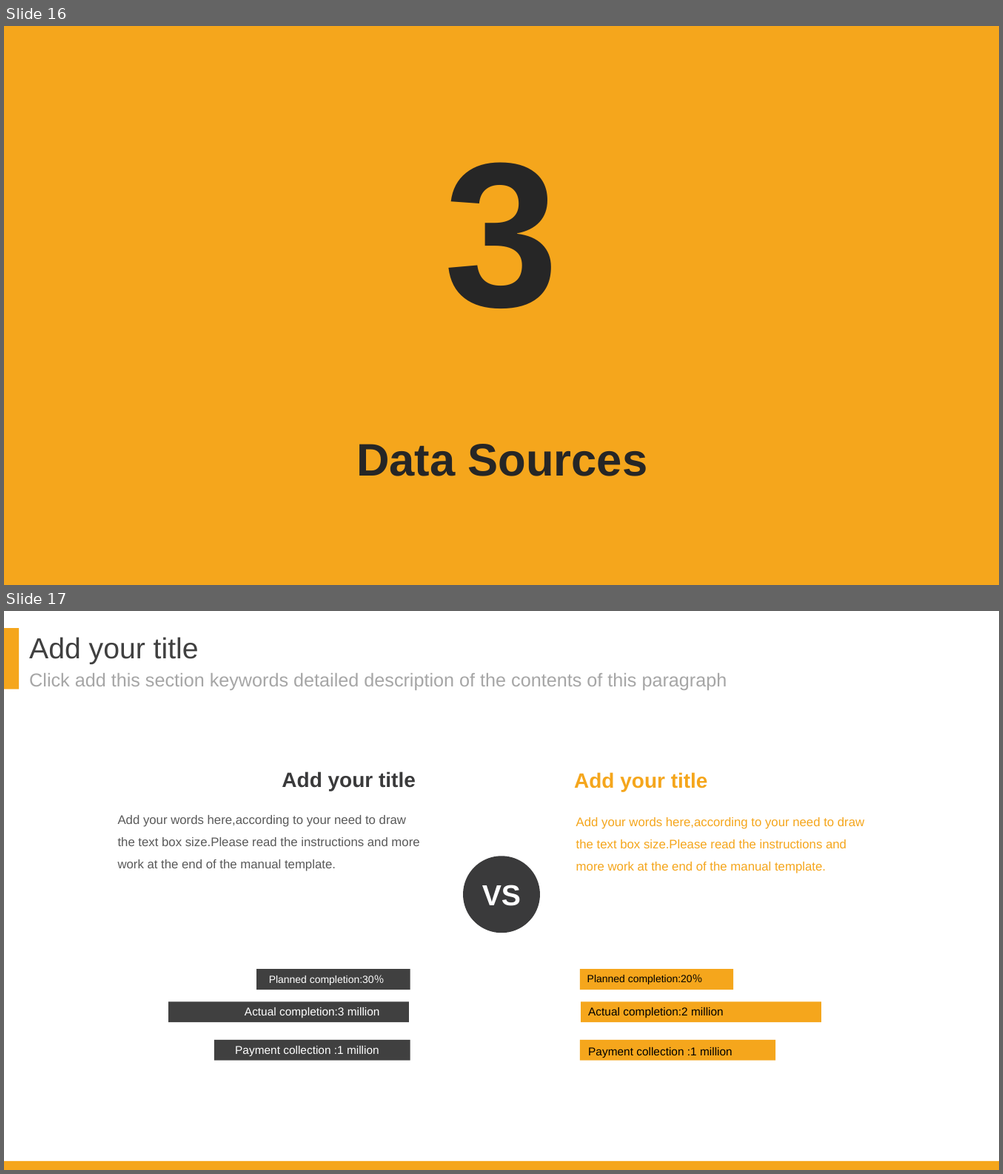
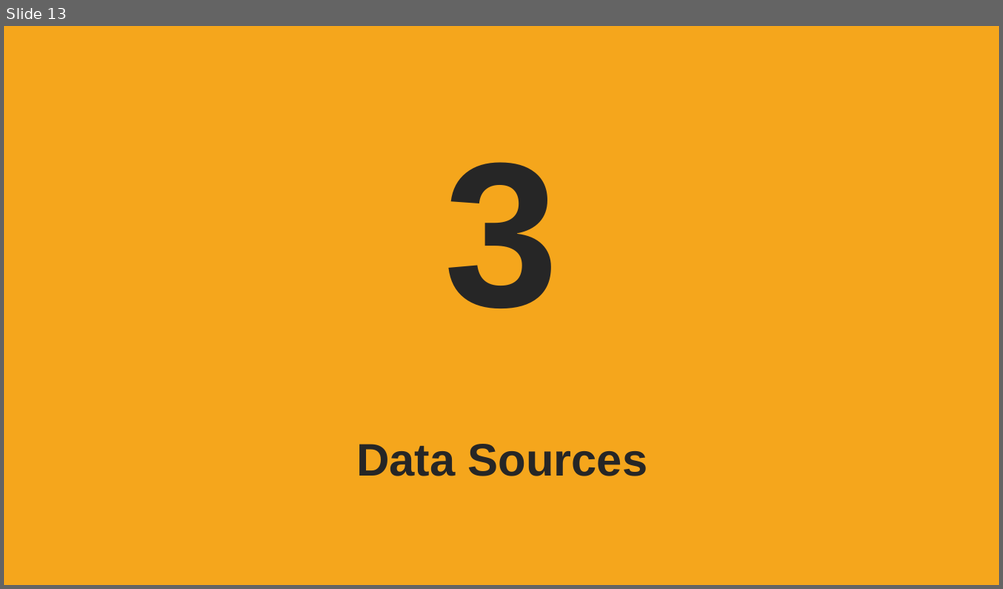
Before and after one commit to DATA-606-SPRING-2022/Jin_DATA606, a slide deck: presentation/Project_Presentation_EDA_v1.1.pptx. Shown one above the other, each under a label of ours: slides 16 and 17 before the commit, slide 13 after it. The pictures are 1003x1174 and 1003x589 pixels, drawn with LibreOffice and Linux fonts; fonts in the diff are those of the drawing; background and template pictures are left out. Boxes give left, top, right and bottom in pixels: in the first picture for what was removed or moved away, otherwise in the second. Text is boxed around its words. In the diff, an @@ line names an element or a change of style, - is before the commit and + after.

```diff
--- a/presentation/Project_Presentation_EDA_v1.1.pptx
+++ b/presentation/Project_Presentation_EDA_v1.1.pptx
@@ slide 17 removed at (4,611,999,1170), background #FFFFFF @@
@@ rectangle removed at (4,628,19,689) @@
@@ text removed at (29,637,199,664) @@
-Add your title
@@ text removed at (29,673,727,690) @@
-Click add this section keywords detailed description of the contents of this paragraph
@@ text removed at (282,772,415,791) @@
-Add your title
@@ text removed at (574,772,708,792) @@
-Add your title
@@ text removed at (118,815,419,871) @@
-Add your words here,according to your need to draw the text box size.Please read the instructions and more work at the end of the manual template.
@@ text removed at (576,817,864,874) @@
-Add your words here,according to your need to draw the text box size.Please read the instructions and more work at the end of the manual template.
@@ ellipse removed at (463,857,540,934) @@
-VS
@@ rectangle removed at (257,969,410,990) @@
@@ text removed at (269,975,384,985) @@
-Planned completion:30％
@@ rectangle removed at (580,969,734,990) @@
@@ text removed at (587,974,703,985) @@
-Planned completion:20％
@@ rectangle removed at (168,1002,408,1023) @@
@@ text removed at (244,1008,380,1018) @@
-Actual completion:3 million
@@ rectangle removed at (580,1002,821,1023) @@
@@ text removed at (588,1008,723,1019) @@
-Actual completion:2 million
@@ rectangle removed at (214,1040,410,1061) @@
@@ text removed at (235,1046,379,1056) @@
-Payment collection :1 million
@@ rectangle removed at (580,1040,776,1061) @@
@@ text removed at (588,1048,732,1058) @@
-Payment collection :1 million
@@ rectangle removed at (4,1162,999,1170) @@
@@ what was slide 16 is now slide 13 @@
```
Also in this commit, not shown: 1 slide changed, 6 other slides removed.
